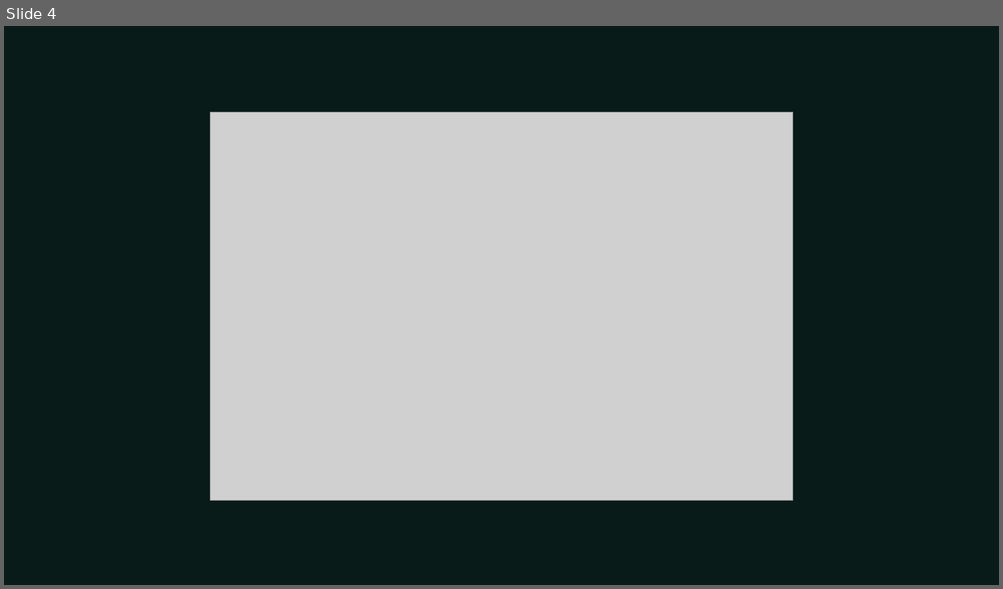
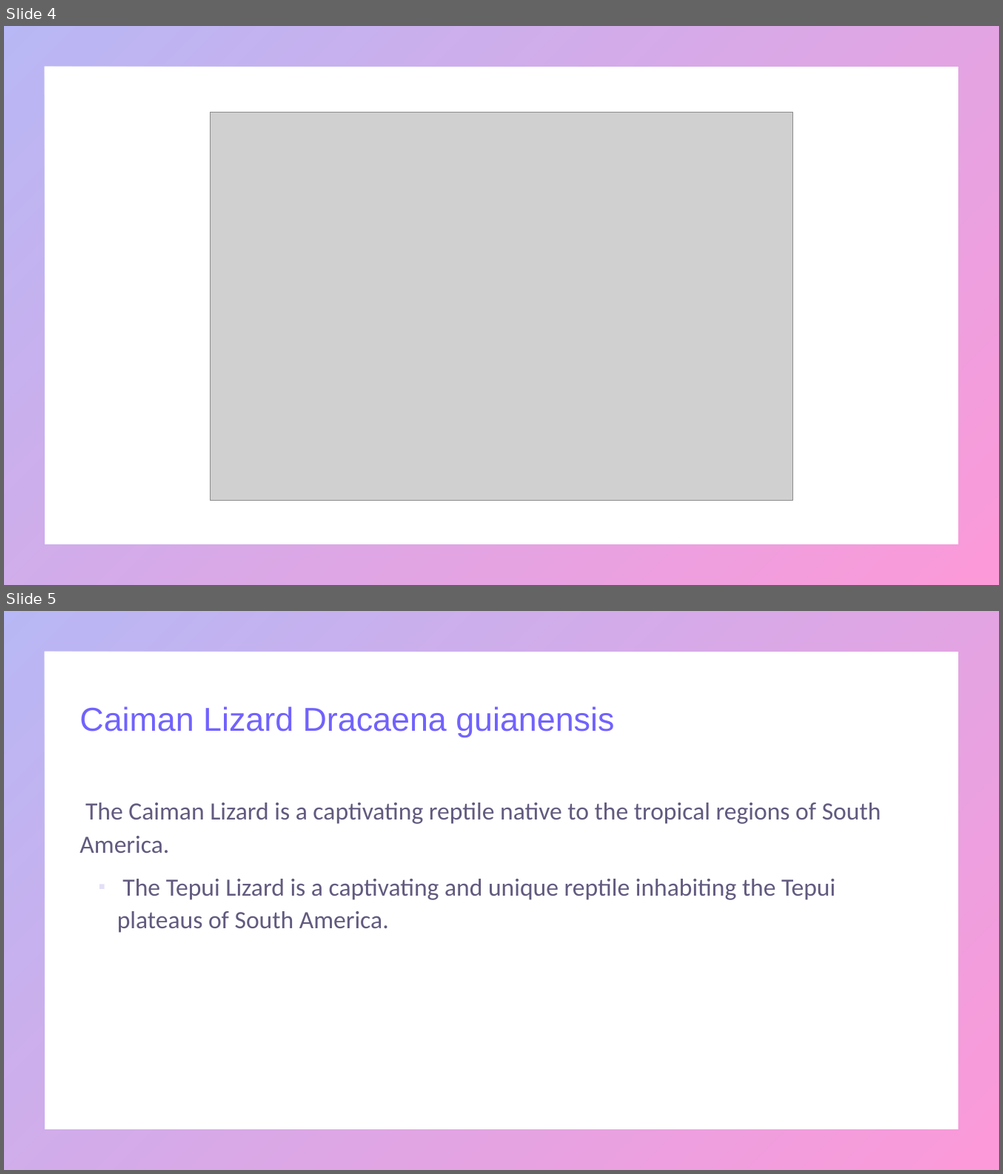
Before and after one commit to umarrasool15/Research2SlidesWebApp, a slide deck: src/main/resources/content/output/A Survey of South American Lizards Biodiversity and Ecological.pptx. Shown one above the other, each under a label of ours: slide 4 before the commit, slides 4 and 5 after it. The pictures are 1003x589 and 1003x1174 pixels, drawn with LibreOffice and Linux fonts; fonts in the diff are those of the drawing; grey boxes stand for pictures. Boxes give left, top, right and bottom in pixels: in the first picture for what was removed or moved away, otherwise in the second. Text is boxed around its words. In the diff, an @@ line names an element or a change of style, - is before the commit and + after.

```diff
--- a/src/main/resources/content/output/A Survey of South American Lizards Biodiversity and Ecological.pptx
+++ b/src/main/resources/content/output/A Survey of South American Lizards Biodiversity and Ecological.pptx
@@ slide 5 added at (4,611,999,1170), background #FFFFFF; not listed: 1 template element that a slide beside it also shows @@
@@ title added at (79,706,614,738), 32 pt, text gradient #7162FE to #F900A0 @@
+Caiman Lizard Dracaena guianensis
@@ text added at (79,803,881,933), 24 pt, text #201449 at 70% opacity @@
+▪ The Caiman Lizard is a captivating reptile native to the tropical regions of South America.
+  The Tepui Lizard is a captivating and unique reptile inhabiting the Tepui plateaus of South America.
@@ slide 4 changed as well @@
@@ background #081B19 to #FFFFFF @@
@@ frame added at (4,26,999,585), fill gradient #4D4EE6 to #F900A0 @@
```
Also in this commit, not shown: 2 other slides changed, 5 other slides added, 6 slides removed, 8 other files.
